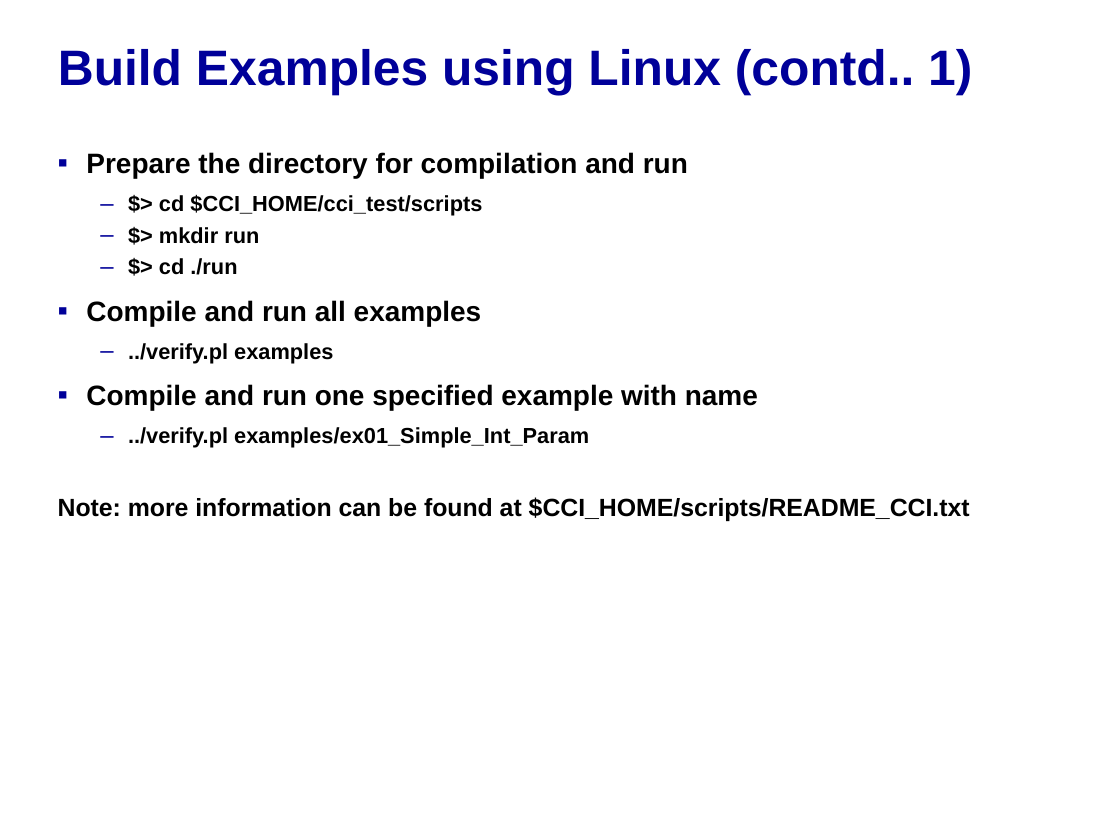
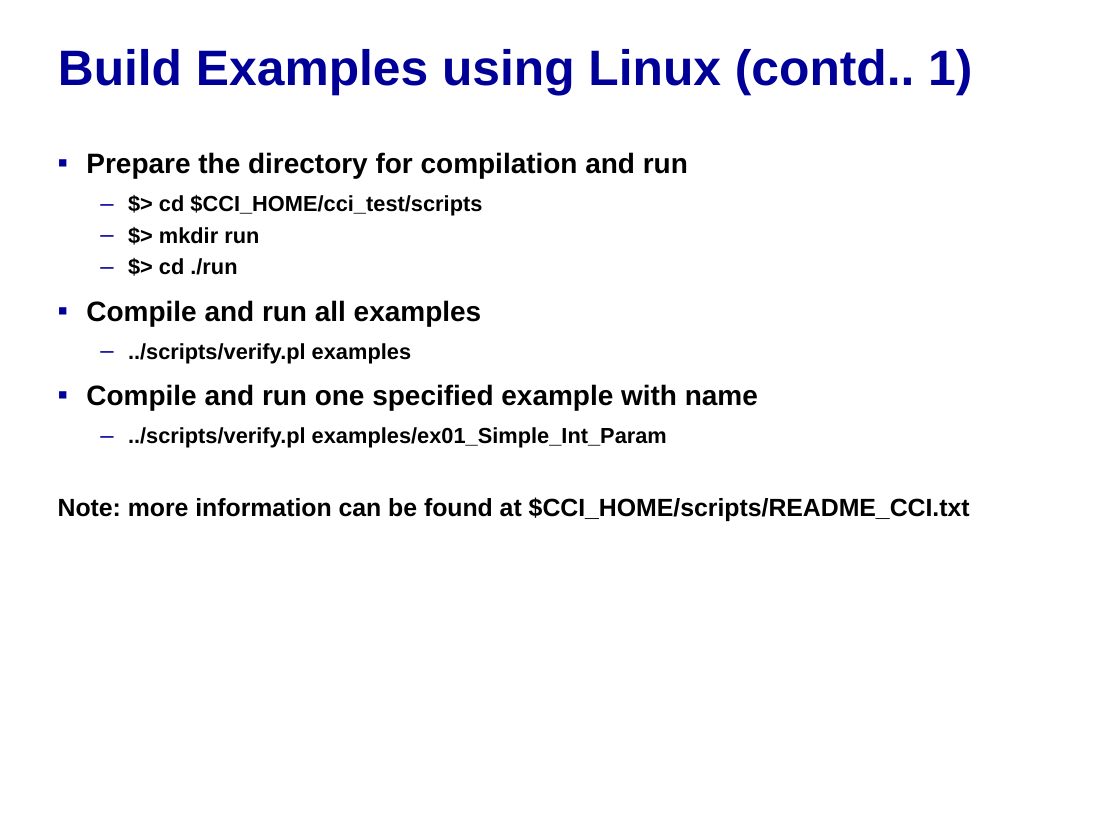
Before and after one commit to accellera-official/cci, a slide deck: slide 4 of examples/Compile_and_Run_CCI_Examples.ppt. Drawn at 1120x840 pixels with LibreOffice and Linux fonts; fonts in the diff are those of the drawing; background and template pictures are left out. Boxes give left, top, right and bottom in pixels: in the first picture for what was removed or moved away, otherwise in the second. Text is boxed around its words. In the diff, an @@ line names an element or a change of style, - is before the commit and + after.

Commit message:
Fix Linux instructions (final prep for public review)
Fix verify.pl invocation to include the scripts/ path.

```diff
--- a/examples/Compile_and_Run_CCI_Examples.ppt
+++ b/examples/Compile_and_Run_CCI_Examples.ppt
@@ text at (128,343,411,363): text changed @@
-  – ../verify.pl examples
+  – ../scripts/verify.pl examples
@@ text at (128,427,667,448): text changed @@
-  – ../verify.pl examples/ex01_Simple_Int_Param
+  – ../scripts/verify.pl examples/ex01_Simple_Int_Param
```
